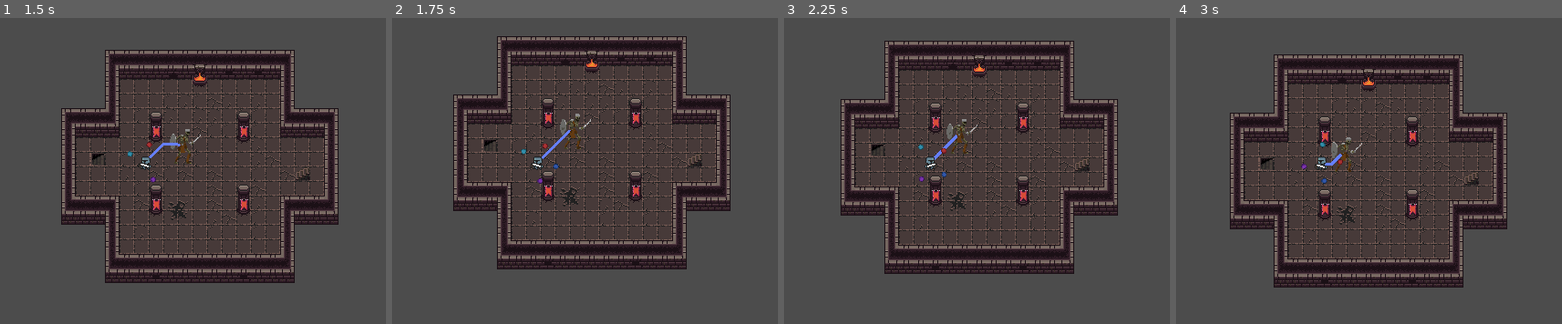
Above: before the commit, frames 1-4 (left to right).
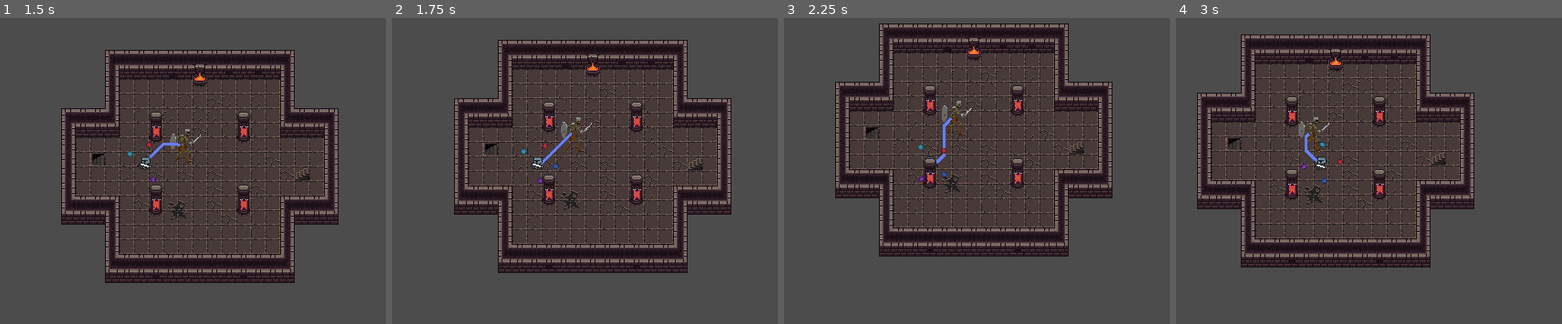
Above: after the commit, the same moments.

Repository: HoustonBass/godot-wild-jam-46
Game: Godot game, scene res://Scenes/Levels/Level_1.tscn
Same seed, same stepped clock (60 frames per second), same inputs: the game is played once before the commit and once after it.
Inputs (mouse positions are in pixels of both pictures, inside the frame that each line leads up to):
- Up to frame 1 (1.5 s): tap Enter (ui_accept) at 0.5, 0.77 s; move the mouse to (274, 146) at 0.52 s; hold Right (ui_right) 0.53-1.28 s; move the mouse to (30, 180) at 1.27 s; hold Down (ui_down) from 1.28 s (still down)
- Up to frame 2 (1.75 s): keep holding Down (ui_down); tap Enter (ui_accept) at 1.52 s
- Up to frame 3 (2.25 s): move the mouse to (988, 91) at 2.02 s; release Down (ui_down) at 2.03 s; hold Right (ui_right) from 2.03 s (still down)
- Up to frame 4 (3 s): move the mouse to (1291, 229) at 2.77 s; release Right (ui_right) at 2.78 s; hold Up (ui_up) from 2.78 s (still down)

Frame 1 is identical in both runs. In frame 2, 20% of the frame differs, in the area x 15-88%, y 5-84%; in frame 3, 30%; in frame 4, 35%, in the area x 5-86%, y 5-89%.

Commit message:
renaming assets + tiles

Diff:
--- a/godot/Instances/Player/Player.tscn
+++ b/godot/Instances/Player/Player.tscn
@@ -99,13 +99,11 @@
 
 [sub_resource type="AnimationNodeStateMachinePlayback" id=2]
 
-[sub_resource type="CapsuleShape2D" id=6]
-radius = 8.0
-height = 14.0
+[sub_resource type="CircleShape2D" id=14]
+radius = 4.0
 
 [node name="Player" type="KinematicBody2D" groups=["Player"]]
-collision_layer = 5
-collision_mask = 5
+collision_layer = 2
 script = ExtResource( 2 )
 player_data = ExtResource( 3 )
 
@@ -131,9 +129,10 @@
 vframes = 24
 frame = 160
 
-[node name="HitBox" type="CollisionShape2D" parent="."]
-scale = Vector2( 0.5, 0.4 )
-shape = SubResource( 6 )
+[node name="WalkBox" type="CollisionShape2D" parent="."]
+position = Vector2( 0, 8 )
+scale = Vector2( 1, 0.5 )
+shape = SubResource( 14 )
 
 [node name="HurtBox - Right" type="Area2D" parent="."]
 collision_layer = 4
--- a/godot/Instances/Tiles/Stairs/Stairs.gd
+++ b/godot/Instances/Tiles/Stairs/Stairs.gd
@@ -1,6 +1,6 @@
 extends Area2D
 
-onready var notify_box:CollisionPolygon2D  = $NotifyBox
+onready var notify_box  = $NotifyBox
 
 enum Direction {RIGHT, LEFT}
 var direction
@@ -22,7 +22,7 @@
 		Direction.RIGHT:
 			pass
 		Direction.LEFT:
-			notify_box.get_transform().scaled(Vector2(-1,1))
+			notify_box.transform.scale = Vector2(-1,1)
 		_:
 			print('did not handle direction %s for stairs' % direction)
 
@@ -30,4 +30,4 @@
 func _on_Stairs_body_shape_entered(_body_rid, body, _body_shape_index, _local_shape_index):
 	if body.is_in_group("Player"):
 		LevelManager.next_level()
-		notify_box.set_disabled(true)
+		notify_box.call_deferred("set_disabled", true)
--- a/godot/Instances/Tiles/Stairs/Stairs.tscn
+++ b/godot/Instances/Tiles/Stairs/Stairs.tscn
@@ -1,6 +1,6 @@
 [gd_scene load_steps=4 format=2]
 
-[ext_resource path="res://Assets/Tilesets/16x16 dungeon ii wall reconfig v04 spritesheet.png" type="Texture" id=1]
+[ext_resource path="res://Assets/Tilesets/16x16 dungeon.png" type="Texture" id=1]
 [ext_resource path="res://Instances/Tiles/Stairs/Stairs.gd" type="Script" id=2]
 
 [sub_resource type="AtlasTexture" id=1]
--- a/godot/Resources/Tiles/Decorations_large_tiles.tres
+++ b/godot/Resources/Tiles/Decorations_large_tiles.tres
@@ -1,6 +1,6 @@
 [gd_resource type="TileSet" load_steps=11 format=2]
 
-[ext_resource path="res://Assets/Tilesets/16x16 dungeon ii wall reconfig v04 spritesheet.png" type="Texture" id=1]
+[ext_resource path="res://Assets/Tilesets/16x16 dungeon.png" type="Texture" id=1]
 
 [sub_resource type="ConvexPolygonShape2D" id=1]
 points = PoolVector2Array( 16, 24, 0, 24, 0, 0, 16, 0 )
--- a/godot/Resources/Tiles/Decorations_small_tiles.tres
+++ b/godot/Resources/Tiles/Decorations_small_tiles.tres
@@ -1,6 +1,6 @@
 [gd_resource type="TileSet" load_steps=6 format=2]
 
-[ext_resource path="res://Assets/Tilesets/16x16 dungeon ii wall reconfig v04 spritesheet.png" type="Texture" id=1]
+[ext_resource path="res://Assets/Tilesets/16x16 dungeon.png" type="Texture" id=1]
 
 [sub_resource type="ConvexPolygonShape2D" id=3]
 points = PoolVector2Array( 16, 16, 0, 16, 0, 0, 16, 0 )
@@ -49,7 +49,7 @@
 "shape_transform": Transform2D( 1, 0, 0, 1, 0, 0 )
 } ]
 2/z_index = 0
-4/name = "16x16 dungeon ii wall reconfig v04 spritesheet.png 4"
+4/name = "Dark Pillar"
 4/texture = ExtResource( 1 )
 4/tex_offset = Vector2( 0, 0 )
 4/modulate = Color( 1, 1, 1, 1 )
@@ -107,7 +107,7 @@
 6/z_index = 0
 7/name = "Flags"
 7/texture = ExtResource( 1 )
-7/tex_offset = Vector2( 0, 0 )
+7/tex_offset = Vector2( 0, -16 )
 7/modulate = Color( 1, 1, 1, 1 )
 7/region = Rect2( 240, 64, 16, 64 )
 7/tile_mode = 2
--- a/godot/Resources/Tiles/Floor_tiles.tres
+++ b/godot/Resources/Tiles/Floor_tiles.tres
@@ -1,6 +1,10 @@
 [gd_resource type="TileSet" load_steps=11 format=2]
 
-[ext_resource path="res://Assets/Tilesets/16x16 dungeon ii wall reconfig v04 spritesheet.png" type="Texture" id=1]
+[ext_resource path="res://Assets/Tilesets/16x16 dungeon.png" type="Texture" id=1]
+
+[sub_resource type="NavigationPolygon" id=10]
+vertices = PoolVector2Array( 0, 0, 16, 0, 32, 0, 32, 16, 32, 32, 16, 32, 0, 32, 0, 16 )
+polygons = [ PoolIntArray( 0, 1, 2, 3, 4, 5, 6, 7 ) ]
 
 [sub_resource type="NavigationPolygon" id=1]
 vertices = PoolVector2Array( 16, 16, 0, 16, 0, 0, 16, 0 )
@@ -16,10 +20,6 @@
 
 [sub_resource type="NavigationPolygon" id=4]
 vertices = PoolVector2Array( 16, 16, 0, 16, 0, 0, 16, 0 )
-polygons = [ PoolIntArray( 0, 1, 2, 3 ) ]
-
-[sub_resource type="NavigationPolygon" id=10]
-vertices = PoolVector2Array( 32, 32, 0, 32, 0, 0, 32, 0 )
 polygons = [ PoolIntArray( 0, 1, 2, 3 ) ]
 
 [sub_resource type="NavigationPolygon" id=6]
@@ -62,22 +62,7 @@
 4/shape_one_way_margin = 0.0
 4/shapes = [  ]
 4/z_index = 0
-5/name = "Big Tile"
-5/texture = ExtResource( 1 )
-5/tex_offset = Vector2( 0, 0 )
-5/modulate = Color( 1, 1, 1, 1 )
-5/region = Rect2( 32, 128, 32, 32 )
-5/tile_mode = 0
-5/occluder_offset = Vector2( 0, 0 )
-5/navigation_offset = Vector2( 0, 0 )
-5/navigation = SubResource( 10 )
-5/shape_offset = Vector2( 0, 0 )
-5/shape_transform = Transform2D( 1, 0, 0, 1, 0, 0 )
-5/shape_one_way = false
-5/shape_one_way_margin = 0.0
-5/shapes = [  ]
-5/z_index = 0
-9/name = "16x16 dungeon ii wall reconfig v04 spritesheet.png 9"
+9/name = "Stairs"
 9/texture = ExtResource( 1 )
 9/tex_offset = Vector2( 0, 0 )
 9/modulate = Color( 1, 1, 1, 1 )
@@ -98,3 +83,18 @@
 9/shape_one_way_margin = 0.0
 9/shapes = [  ]
 9/z_index = 0
+11/name = "Big Tile"
+11/texture = ExtResource( 1 )
+11/tex_offset = Vector2( 0, 0 )
+11/modulate = Color( 1, 1, 1, 1 )
+11/region = Rect2( 32, 128, 32, 32 )
+11/tile_mode = 0
+11/occluder_offset = Vector2( 0, 0 )
+11/navigation_offset = Vector2( 0, 0 )
+11/navigation = SubResource( 10 )
+11/shape_offset = Vector2( 0, 0 )
+11/shape_transform = Transform2D( 1, 0, 0, 1, 0, 0 )
+11/shape_one_way = false
+11/shape_one_way_margin = 0.0
+11/shapes = [  ]
+11/z_index = 0
--- a/godot/Resources/Tiles/Interactables_tiles.tres
+++ b/godot/Resources/Tiles/Interactables_tiles.tres
@@ -1,6 +1,22 @@
-[gd_resource type="TileSet" load_steps=2 format=2]
+[gd_resource type="TileSet" load_steps=6 format=2]
 
-[ext_resource path="res://Assets/Tilesets/16x16 dungeon ii wall reconfig v04 spritesheet.png" type="Texture" id=1]
+[ext_resource path="res://Assets/Tilesets/16x16 dungeon.png" type="Texture" id=1]
+
+[sub_resource type="NavigationPolygon" id=1]
+vertices = PoolVector2Array( 16, 16, 0, 16, 0, 0, 16, 0 )
+polygons = [ PoolIntArray( 0, 1, 2, 3 ) ]
+
+[sub_resource type="NavigationPolygon" id=2]
+vertices = PoolVector2Array( 16, 16, 0, 16, 0, 0, 16, 0 )
+polygons = [ PoolIntArray( 0, 1, 2, 3 ) ]
+
+[sub_resource type="NavigationPolygon" id=3]
+vertices = PoolVector2Array( 16, 16, 0, 16, 0, 0, 16, 0 )
+polygons = [ PoolIntArray( 0, 1, 2, 3 ) ]
+
+[sub_resource type="NavigationPolygon" id=4]
+vertices = PoolVector2Array( 16, 16, 0, 16, 0, 0, 16, 0 )
+polygons = [ PoolIntArray( 0, 1, 2, 3 ) ]
 
 [resource]
 2/name = "Stair_Up_Right"
@@ -11,6 +27,7 @@
 2/tile_mode = 0
 2/occluder_offset = Vector2( 0, 0 )
 2/navigation_offset = Vector2( 0, 0 )
+2/navigation = SubResource( 1 )
 2/shape_offset = Vector2( 0, 0 )
 2/shape_transform = Transform2D( 1, 0, 0, 1, 0, 0 )
 2/shape_one_way = false
@@ -25,6 +42,7 @@
 3/tile_mode = 0
 3/occluder_offset = Vector2( 0, 0 )
 3/navigation_offset = Vector2( 0, 0 )
+3/navigation = SubResource( 2 )
 3/shape_offset = Vector2( 0, 0 )
 3/shape_transform = Transform2D( 1, 0, 0, 1, 0, 0 )
 3/shape_one_way = false
@@ -39,6 +57,7 @@
 4/tile_mode = 0
 4/occluder_offset = Vector2( 0, 0 )
 4/navigation_offset = Vector2( 0, 0 )
+4/navigation = SubResource( 3 )
 4/shape_offset = Vector2( 0, 0 )
 4/shape_transform = Transform2D( 1, 0, 0, 1, 0, 0 )
 4/shape_one_way = false
@@ -53,6 +72,7 @@
 5/tile_mode = 0
 5/occluder_offset = Vector2( 0, 0 )
 5/navigation_offset = Vector2( 0, 0 )
+5/navigation = SubResource( 4 )
 5/shape_offset = Vector2( 0, 0 )
 5/shape_transform = Transform2D( 1, 0, 0, 1, 0, 0 )
 5/shape_one_way = false
--- a/godot/Resources/Tiles/Wall_tiles.tres
+++ b/godot/Resources/Tiles/Wall_tiles.tres
@@ -1,6 +1,6 @@
 [gd_resource type="TileSet" load_steps=46 format=2]
 
-[ext_resource path="res://Assets/Tilesets/16x16 dungeon ii wall reconfig v04 spritesheet.png" type="Texture" id=1]
+[ext_resource path="res://Assets/Tilesets/16x16 dungeon.png" type="Texture" id=1]
 
 [sub_resource type="ConvexPolygonShape2D" id=1]
 points = PoolVector2Array( 0, 0, 16, 0, 16, 32, 0, 32 )
--- a/godot/Scenes/Levels/Enemies.gd
+++ b/godot/Scenes/Levels/Enemies.gd
@@ -15,13 +15,12 @@
 		set_cellv(pos, -1)
 
 func _convert_to_tile_name(pos: Vector2):
-	var cell_tile_id = self.get_cellv(pos)
-	var tile_name = self.get_tileset().tile_get_name(cell_tile_id)
+	var cell_tile_id = get_cellv(pos)
+	var tile_name = get_tileset().tile_get_name(cell_tile_id)
 	return tile_name
 
 func _create_skeleton(pos: Vector2):
 	var skeleton = Skelly.instance()
-	map_to_world(pos)
-	skeleton.position = map_to_world(pos)# - Vector2(75, 75)
+	skeleton.position = map_to_world(pos)
 	#todo, check if this is the best place/way to add this
 	add_to_parent(skeleton)
--- a/godot/Scenes/Levels/Level_1.tscn
+++ b/godot/Scenes/Levels/Level_1.tscn
@@ -21,7 +21,7 @@
 tile_set = ExtResource( 4 )
 cell_size = Vector2( 16, 16 )
 format = 1
-tile_data = PoolIntArray( 196615, 10, 0, 196620, 10, 1, 1966 …(1703 unchanged characters)…  0, 786439, 4, 1, 786440, 4, 0, 786441, 5, 0, 786443, 4, 0, 786444, 4, 1, 786445, …(589 unchanged characters)…
+tile_data = PoolIntArray( 196615, 10, 0, 196620, 10, 1, 1966 …(1703 unchanged characters)…  0, 786439, 4, 1, 786440, 4, 0, 786441, 11, 0, 786443, 4, 0, 786444, 4, 1, 786445, …(589 unchanged characters)…
 
 [node name="Walls" type="TileMap" parent="YSort"]
 tile_set = ExtResource( 3 )
@@ -64,9 +64,9 @@
 format = 1
 tile_data = PoolIntArray( 524296, 5, 0, 524302, 5, 0, 851976, 5, 0, 851982, 5, 0 )
 
-[node name="Decorations_small" type="TileMap" parent="."]
+[node name="Decorations_small" type="TileMap" parent="YSort"]
 tile_set = ExtResource( 2 )
 cell_size = Vector2( 16, 16 )
 cell_y_sort = true
 format = 1
-tile_data = PoolIntArray( 196617, 2, 1, 196621, 2, 0, 196623, 2, 0, 458760, 7, 0, 458766, 7, 0, 786440, 7, 0, 786446, 7, 0, 1114120, 2, 0, 1114126, 2, 0 )
+tile_data = PoolIntArray( 196617, 2, 1, 196621, 2, 0, 196623, 2, 0, 524296, 7, 0, 524302, 7, 0, 851976, 7, 0, 851982, 7, 0, 1114120, 2, 0, 1114126, 2, 0 )
--- a/godot/Scenes/Levels/Level_2.tscn
+++ b/godot/Scenes/Levels/Level_2.tscn
@@ -21,10 +21,9 @@
 tile_set = ExtResource( 4 )
 cell_size = Vector2( 16, 16 )
 format = 1
-tile_data = PoolIntArray( 8, 4, 0, 9, 4, 0, 10, 4, 0, 11, 4, …(1346 unchanged characters)… 655369, 4, 65536, 655370, 4, 0, 655371, 5, 0, 655373, 4, 0, 655374, 4, 0, 655375, …(1751 unchanged characters)…
+tile_data = PoolIntArray( 8, 4, 0, 9, 4, 0, 10, 4, 0, 11, 4, …(1346 unchanged characters)… 655369, 4, 65536, 655370, 4, 0, 655371, 11, 0, 655373, 4, 0, 655374, 4, 0, 655375, …(1751 unchanged characters)…
 
 [node name="Walls" type="TileMap" parent="YSort"]
-visible = false
 tile_set = ExtResource( 3 )
 cell_size = Vector2( 16, 32 )
 cell_custom_transform = Transform2D( 16, 0, 0, 16, 0, 0 )
@@ -42,13 +41,12 @@
 Player = ExtResource( 8 )
 
 [node name="Enemies" type="TileMap" parent="YSort"]
-scale = Vector2( 0.75, 0.75 )
 tile_set = ExtResource( 10 )
 cell_size = Vector2( 15, 15 )
 cell_custom_transform = Transform2D( 0, 0, 0, 0, 0, 0 )
 centered_textures = true
 format = 1
-tile_data = PoolIntArray( 196624, 0, 0, 1769490, 0, 0 )
+tile_data = PoolIntArray( 131084, 0, 0, 1310732, 0, 0 )
 script = ExtResource( 6 )
 Skelly = ExtResource( 9 )
 
--- a/godot/Singletons/LevelManager.gd
+++ b/godot/Singletons/LevelManager.gd
@@ -33,8 +33,7 @@
 	level += 1
 	var next_level = level_map[level].instance()
 	current_level.queue_free()
-	root.add_child(next_level)
-
+	root.call_deferred("add_child", next_level)
 
 #registration section
 var nav2d: Navigation2D = null setget register_nav2d, get_nav2d
Renamed: godot/Assets/Tilesets/16x16 dungeon ii wall reconfig v04 spritesheet.png -> godot/Assets/Tilesets/16x16 dungeon.png
Not shown, changed: godot/Assets/Tilesets/16x16 dungeon.png.import
